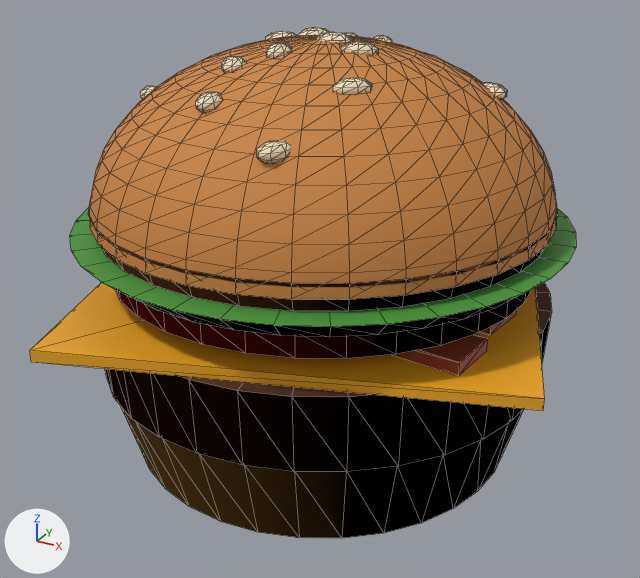
The glTF model public/modelos/burger-res.glb as it was, and as the next commit left it.
Before and after are seen from a 50 mm lens placed at (0.1136, -0.2081, 0.1489), pointed at (0.0018, -0.0049, 0.0473). Every picture has the same lights, and +X, +Y and +Z are marked at lower left. The older version comes first. Mesh edges are drawn as thin lines. Vertices at exactly the same position are counted once.
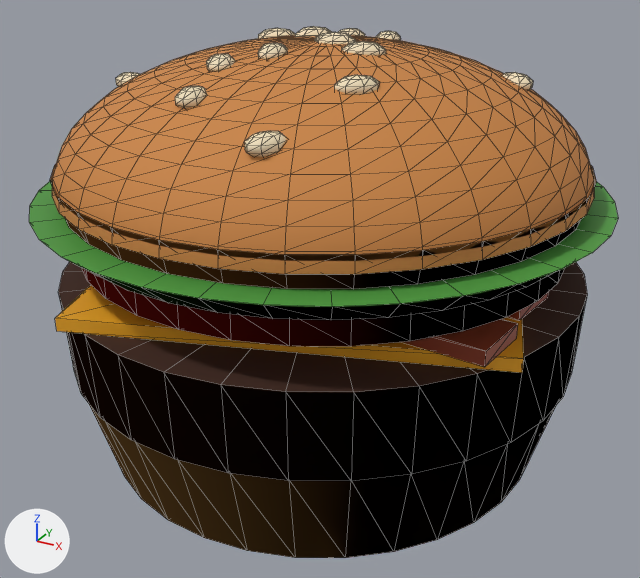
Where the change shows, as pixel boxes (x1, y1, x2, y2) in the pictures (640 x 578 px; the box of a moved part takes in the faces that stretch with it):
'Mesh_0', reshaped (8% wider)
    before: (30, 27, 576, 538)
    after: (29, 26, 618, 558)
part 1 of me_mesh_0, moved or reshaped
    before: (105, 282, 552, 538)
    after: (59, 262, 587, 558)
part 2 of me_mesh_0, moved or reshaped
    before: (30, 282, 545, 411)
    after: (55, 285, 524, 373)
part 3 of me_mesh_0, moved or reshaped
    before: (480, 310, 517, 335)
    after: (508, 291, 549, 320)
part 4 of me_mesh_0, moved or reshaped
    before: (392, 334, 488, 376)
    after: (403, 319, 518, 367)
part 5 of me_mesh_0, moved or reshaped
    before: (70, 204, 576, 359)
    after: (29, 164, 618, 347)
part 6 of me_mesh_0, moved or reshaped
    before: (89, 35, 557, 299)
    after: (52, 35, 594, 274)
part 7 of me_mesh_0, moved or reshaped
    before: (140, 86, 156, 99)
    after: (115, 72, 140, 86)
part 8 of me_mesh_0, moved or reshaped
    before: (372, 35, 392, 43)
    after: (376, 31, 400, 40)
part 9 of me_mesh_0, moved or reshaped
    before: (333, 78, 372, 95)
    after: (334, 75, 379, 94)
part 10 of me_mesh_0, moved or reshaped
    before: (256, 140, 291, 163)
    after: (244, 131, 286, 157)
part 11 of me_mesh_0, moved or reshaped
    before: (340, 41, 378, 54)
    after: (341, 41, 386, 56)
part 12 of me_mesh_0, moved or reshaped
    before: (265, 31, 298, 40)
    after: (258, 28, 295, 39)
part 13 of me_mesh_0, moved or reshaped
    before: (195, 92, 221, 112)
    after: (175, 86, 207, 108)
part 14 of me_mesh_0, moved or reshaped
    before: (266, 43, 292, 58)
    after: (258, 43, 288, 59)
part 15 of me_mesh_0, moved or reshaped
    before: (483, 83, 507, 100)
    after: (503, 72, 533, 91)
part 16 of me_mesh_0, moved or reshaped
    before: (221, 56, 245, 73)
    after: (206, 54, 235, 71)
part 17 of me_mesh_0, moved or reshaped
    before: (298, 27, 330, 36)
    after: (295, 26, 332, 37)
part 18 of me_mesh_0, moved or reshaped (mostly hidden before)
    before: (344, 33, 359, 37)
    after: (339, 28, 365, 36)
part 19 of me_mesh_0, moved or reshaped
    before: (319, 32, 352, 42)
    after: (318, 32, 356, 44)

Diff of the bpy script that builds the scene:
```diff
--- a/public/modelos/burger-res.glb.py
+++ b/public/modelos/burger-res.glb.py
@@ me_mesh_0 @@
-me_mesh_0.from_pydata(...)  # 1249 vertices, 2304 faces; spans x -0.076..0.076, y -0.076..0.076, z 0.0..0.118
+me_mesh_0.from_pydata(...)  # 1249 vertices, 2304 faces; spans x -0.078..0.078, y -0.078..0.078, z 0.0..0.118
+# me_mesh_0 part 1: the loose piece of 135 vertices spanning x -0.065..0.065, y -0.065..0.065, z 0.0..0.047 is scaled about the mesh origin by 1.13
+# me_mesh_0 part 2: the loose piece of 8 vertices spanning x -0.076..0.076, y -0.076..0.076, z 0.047..0.05 is scaled about the mesh origin by (0.918, 0.918, 1.13)
+# me_mesh_0 part 3: the loose piece of 8 vertices spanning x -0.058..0.058, y -0.015..0.015, z 0.05..0.053 is scaled about the mesh origin by 1.13
+# me_mesh_0 part 4: the loose piece of 8 vertices spanning x -0.058..0.058, y -0.038..-0.011, z 0.05..0.053 is scaled about the mesh origin by 1.13
+# me_mesh_0 part 5: the loose piece of 209 vertices spanning x -0.069..0.069, y -0.069..0.069, z 0.054..0.074 is scaled about the mesh origin by 1.13
+# me_mesh_0 part 6: the loose piece of 397 vertices spanning x -0.064..0.064, y -0.064..0.064, z 0.07..0.116 is scaled about its middle by (1.13, 1.13, 0.787), then moved by (0.0, 0.0, 0.004)
+# me_mesh_0 part 7: the loose piece of 34 vertices spanning x -0.052..-0.043, y -0.015..-0.009, z 0.096..0.101 is moved by (-0.006, -0.002, 0.003)
+# me_mesh_0 part 8: the loose piece of 34 vertices spanning x 0.001..0.008, y 0.021..0.03, z 0.109..0.114 is moved by (0.001, 0.003, 0.001)
+# me_mesh_0 part 9: the loose piece of 34 vertices spanning x 0.017..0.025, y -0.029..-0.02, z 0.107..0.112 is moved by (0.003, -0.003, 0.001)
+# me_mesh_0 part 10: the loose piece of 34 vertices spanning x 0.011..0.017, y -0.052..-0.043, z 0.096..0.101 is moved by (0.002, -0.006, 0.003)
+# me_mesh_0 part 11: the loose piece of 34 vertices spanning x 0.009..0.018, y -0.009..-0.002, z 0.112..0.117 is moved by (0.002, -0.001, 0.0)
+# me_mesh_0 part 12: the loose piece of 34 vertices spanning x -0.023..-0.014, y 0.006..0.014, z 0.111..0.116 is moved by (-0.002, 0.001, 0.0)
+# me_mesh_0 part 13: the loose piece of 34 vertices spanning x -0.012..-0.006, y -0.043..-0.034, z 0.103..0.108 is moved by (-0.001, -0.005, 0.002)
+# me_mesh_0 part 14: the loose piece of 34 vertices spanning x -0.007..-0.001, y -0.02..-0.011, z 0.112..0.117 is moved by (-0.001, -0.002, 0.0)
+# me_mesh_0 part 15: the loose piece of 34 vertices spanning x 0.036..0.044, y 0.015..0.023, z 0.1..0.105 is moved by (0.005, 0.003, 0.002)
+# me_mesh_0 part 16: the loose piece of 34 vertices spanning x -0.016..-0.008, y -0.028..-0.019, z 0.109..0.114 is moved by (-0.002, -0.003, 0.001)
+# me_mesh_0 part 17: the loose piece of 34 vertices spanning x -0.011..-0.003, y 0.003..0.012, z 0.113..0.118 is moved by (-0.001, 0.001, 0.0)
+# me_mesh_0 part 18: the loose piece of 34 vertices spanning x -0.009..-0.003, y 0.02..0.03, z 0.109..0.114 is moved by (-0.001, 0.003, 0.001)
+# me_mesh_0 part 19: 15 of 1249 vertices moved; they spanned x 0.004..0.008, y -0.004..0.002, z 0.113..0.118 and now span x 0.004..0.009, y -0.005..0.002, z 0.113..0.117; mean shift (0.001, 0.0, 0.0); largest move (0.008, 0.0, 0.115) -> (0.009, 0.0, 0.114)
+# other edits to the shape of me_mesh_0 do not show in these pictures
 me_mesh_0.materials.append(mat_pan)
```
